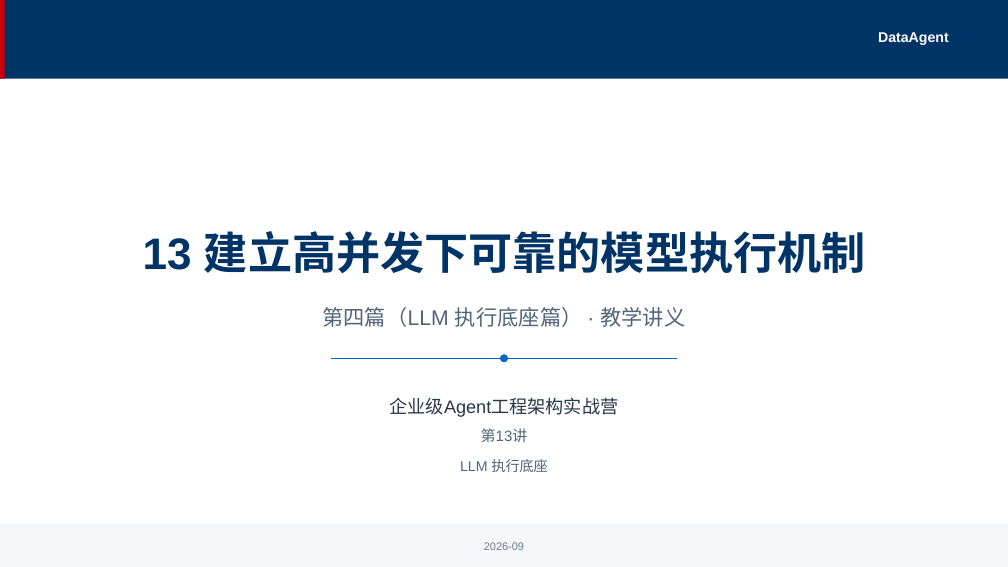
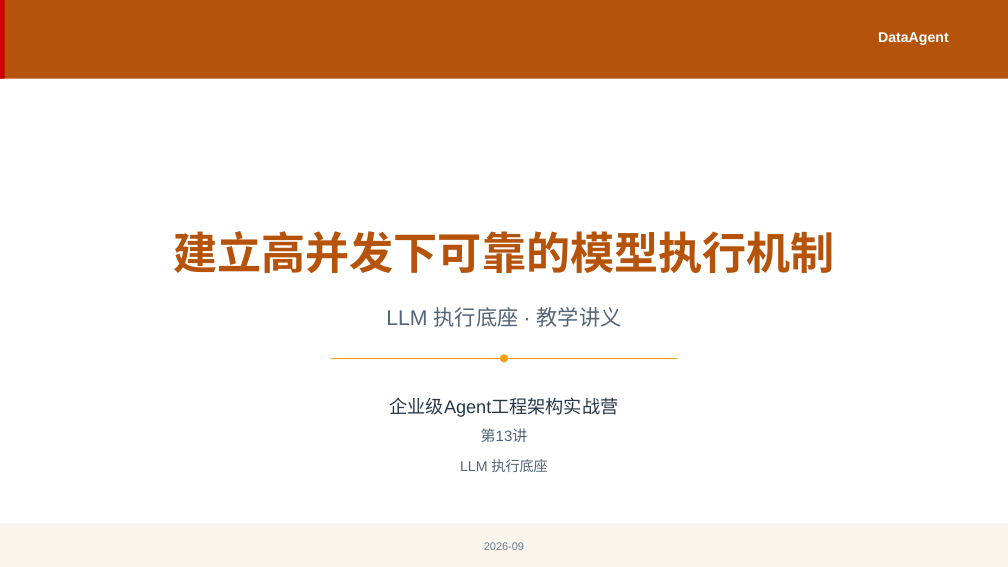
Before and after one commit to tianqiongenze/enterprise-ai-agent-architecture, a slide deck: slide 1 of chapters/pptx/part04/第13讲-建立高并发下可靠的模型执行机制.pptx. Drawn at 1008x567 pixels with LibreOffice and Linux fonts; fonts in the diff are those of the drawing. Boxes give left, top, right and bottom in pixels: in the first picture for what was removed or moved away, otherwise in the second. Text is boxed around its words. In the diff, an @@ line names an element or a change of style, - is before the commit and + after.

```diff
--- a/chapters/pptx/part04/第13讲-建立高并发下可靠的模型执行机制.pptx
+++ b/chapters/pptx/part04/第13讲-建立高并发下可靠的模型执行机制.pptx
@@ rectangle at (0, 0, 1008, 79): fill #003366 to #B45309 @@
@@ text at (173, 231, 835, 273): text changed; text colour #003366 to #B45309 @@
-13 建立高并发下可靠的模型执行机制
+建立高并发下可靠的模型执行机制
@@ text at (386, 307, 622, 327): text changed @@
-第四篇（LLM 执行底座篇） · 教学讲义
+LLM 执行底座 · 教学讲义
@@ freeform shape at (331, 358, 678, 359): outline #0066CC 1.5 pt to #F59E0B 1.5 pt @@
@@ ellipse at (500, 355, 507, 362): fill #0066CC to #F59E0B @@
```
Also in this commit, not shown: 3 other slides changed, 3 slides added, 1 slide removed, 45 other files.
